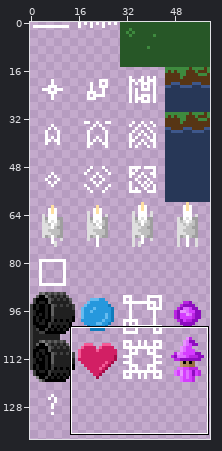
File history of a pixel-art file, src/sprites.aseprite. The picture above shows the old version from afar; the outline marks the close-up.
Close-up. Before:
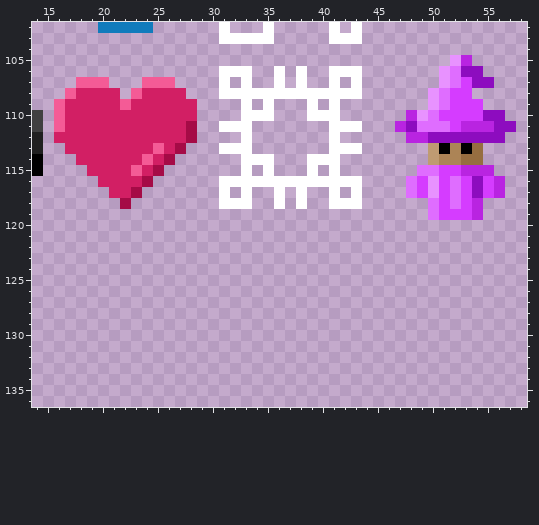
60x150 pixels, 1 frame. Shown: x 14..58, y 102..136. The old version is drawn lined up with the new one, on the new canvas. The wide view leaves out empty margins.
New version:
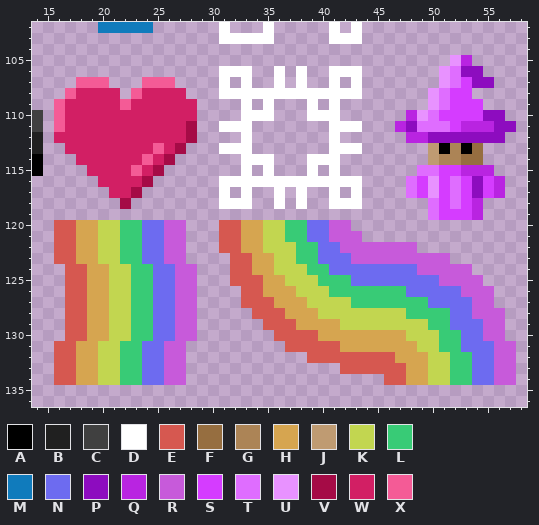
Palette (. is transparent): A #000000  B #202020  C #404040  D #ffffff  E #d65850  F #966e40  G #ac8456  H #d6a550  J #bf9b72  K #c2d650  L #38cb76  M #107bbc  N #6d6bf0  P #8d0cbf  Q #b924e1  R #c75ada  S #d53cff  T #df6dff  U #e892ff  V #a50b46  W #d21f64  X #f45b96
The exact change:
canvas 60x150 -> 60x165
The edit adds colour E in rows 120 to 122 at x 16 to 17 and 31 to 32; in row 123 at x 16 to 17 and 32 to 33; in row 124 at x 17 to 18 and 32 to 33; in row 125 at x 17 to 18 and 32 to 34; in row 126 at x 17 to 18 and 33 to 34; in row 127 at x 17 to 18 and 33 to 35.
The edit adds colour E in row 128 at x 17 to 18 and 34 to 36; in row 129 at x 17 to 18 and 35 to 37; in row 130 at x 17 to 18 and 36 to 39; in row 131 at x 16 to 17 and 37 to 41; in row 132 at x 16 to 17 and 39 to 46; in row 133 at x 16 to 17 and 42 to 47.
The edit adds colour E in row 134 at x 16 to 17 and 46 to 47.
The edit adds colour H in rows 120 to 122 at x 18 to 19 and 33 to 34; in row 123 at x 18 to 19 and 34 to 35; in row 124 at x 19 to 20 and 34 to 35; in row 125 at x 19 to 20 and 35 to 36; in row 126 at x 19 to 20 and 35 to 37; in row 127 at x 19 to 20 and 36 to 38.
The edit adds colour H in row 128 at x 19 to 20 and 37 to 39; in row 129 at x 19 to 20 and 38 to 41; in row 130 at x 19 to 20 and 40 to 47; in row 131 at x 18 to 19 and 42 to 48; in row 132 at x 18 to 19 and 47 to 49; in rows 133 to 134 at x 18 to 19 and 48 to 49.
The edit adds colour K in rows 120 to 121 at x 20 to 21 and 35 to 36; in row 122 at x 20 to 21 and 35 to 37; in row 123 at x 20 to 21 and 36 to 37; in row 124 at x 21 to 22 and 36 to 38; in row 125 at x 21 to 22 and 37 to 39; in row 126 at x 21 to 22 and 38 to 40.
The edit adds colour K in row 127 at x 21 to 22 and 39 to 42; in row 128 at x 21 to 22 and 40 to 47; in row 129 at x 21 to 22 and 42 to 49; in row 130 at x 21 to 22 and 48 to 50; in row 131 at x 20 to 21 and 49 to 50; in rows 132 to 134 at x 20 to 21 and 50 to 51.
The edit adds colour L in rows 120 to 121 at x 22 to 23 and 37 to 38; in rows 122 to 123 at x 22 to 23 and 38 to 39; in row 124 at x 23 to 24 and 39 to 40; in row 125 at x 23 to 24 and 40 to 42; in row 126 at x 23 to 24 and 41 to 47; in row 127 at x 23 to 24 and 43 to 49.
The edit adds colour L in row 128 at x 23 to 24 and 48 to 51; in row 129 at x 23 to 24 and 50 to 51; in row 130 at x 23 to 24 and 51 to 52; in row 131 at x 22 to 23 and 51 to 52; in rows 132 to 134 at x 22 to 23 and 52 to 53.
The edit adds colour N in rows 120 to 121 at x 24 to 25 and 39 to 40; in row 122 at x 24 to 25 and 40 to 41; in row 123 at x 24 to 25 and 40 to 42; in row 124 at x 25 to 26 and 41 to 48; in row 125 at x 25 to 26 and 43 to 50; in row 126 at x 25 to 26 and 48 to 52.
The edit adds colour N in row 127 at x 25 to 26 and 50 to 53; in row 128 at x 25 to 26 and 52 to 53; in row 129 at x 25 to 26 and 52 to 54; in row 130 at x 25 to 26 and 53 to 54; in row 131 at x 24 to 25 and 53 to 55; in rows 132 to 134 at x 24 to 25 and 54 to 55.
The edit adds colour R in row 120 at x 26 to 27 and 41 to 42; in row 121 at x 26 to 27 and 41 to 43; in row 122 at x 26 to 27 and 42 to 48; in row 123 at x 26 to 27 and 43 to 51; in row 124 at x 27 to 28 and 49 to 53; in row 125 at x 27 to 28 and 51 to 54.
The edit adds colour R in row 126 at x 27 to 28 and 53 to 55; in row 127 at x 27 to 28 and 54 to 55; in row 128 at x 27 to 28 and 54 to 56; in rows 129 to 130 at x 27 to 28 and 55 to 56; in rows 131 to 134 at x 26 to 27 and 56 to 57.
Where, in picture pixels (left, top, right, bottom), the same in both close-ups:
added: (54, 220, 516, 385)
